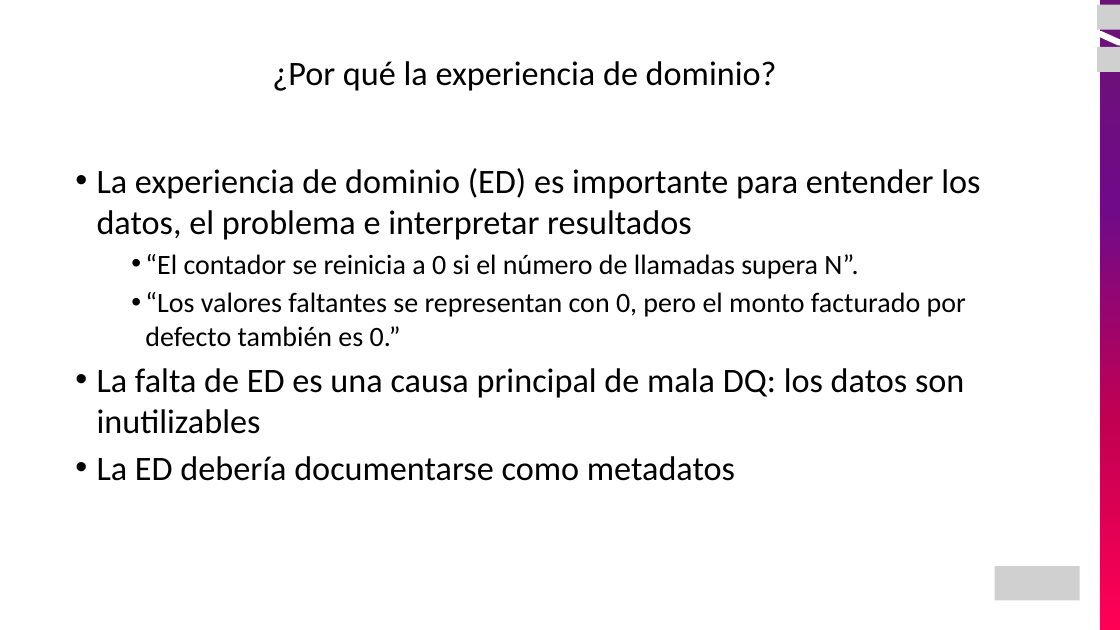
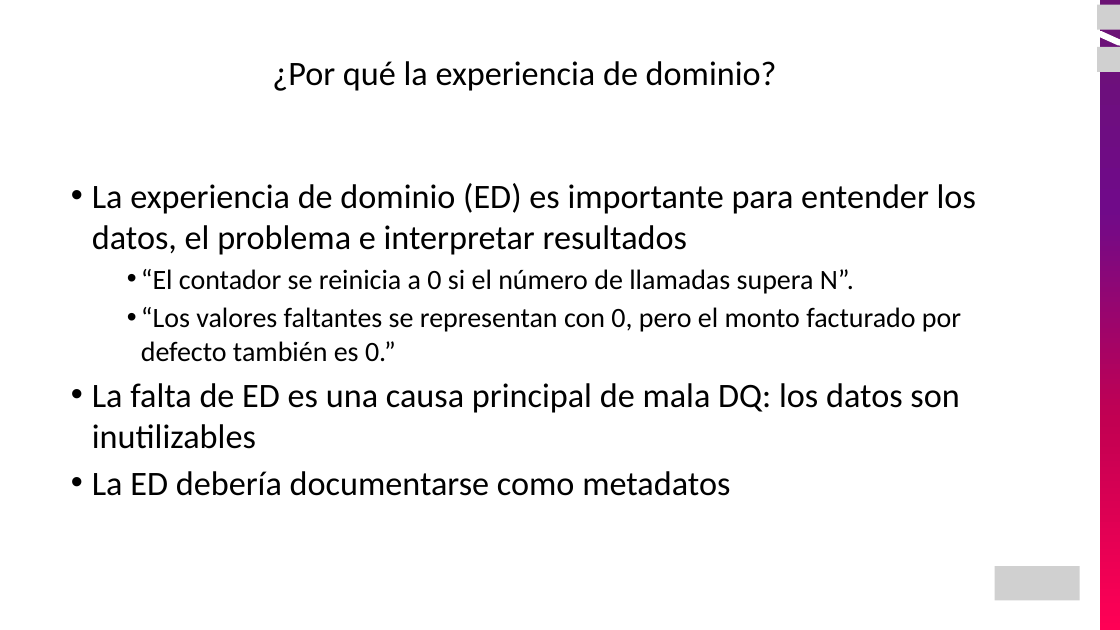
Before and after one commit to JEstebanMejiaV/curso-ingenieria-de-datos, a slide deck: slide 82 of modulo-06_Gobierno y Calidad de Datos/04_Calidad de Datos.pptx (slide 80 before the commit). Drawn at 1120x630 pixels with LibreOffice and Linux fonts; fonts in the diff are those of the drawing; grey boxes stand for pictures. Boxes give left, top, right and bottom in pixels: in the first picture for what was removed or moved away, otherwise in the second. Text is boxed around its words. In the diff, an @@ line names an element or a change of style, - is before the commit and + after.

```diff
--- a/modulo-06_Gobierno y Calidad de Datos/04_Calidad de Datos.pptx
+++ b/modulo-06_Gobierno y Calidad de Datos/04_Calidad de Datos.pptx
@@ text "La experiencia de dominio (ED) ...": place and size @@
-text "La experiencia de dominio (ED) ..." at (97,168,980,481)
+text "La experiencia de dominio (ED) ..." at (92,183,976,496)
```
Also in this commit, not shown: 28 other slides changed, 2 slides added, 4 other files.
